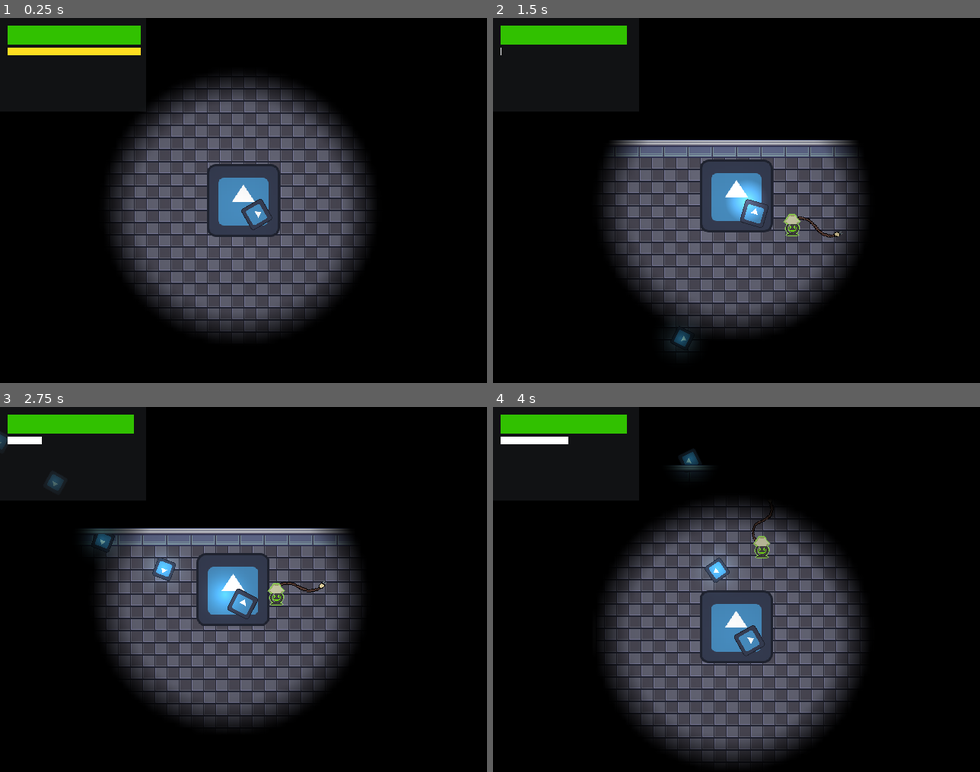
Above: before the commit, frames 1-4 (two rows, left to right).
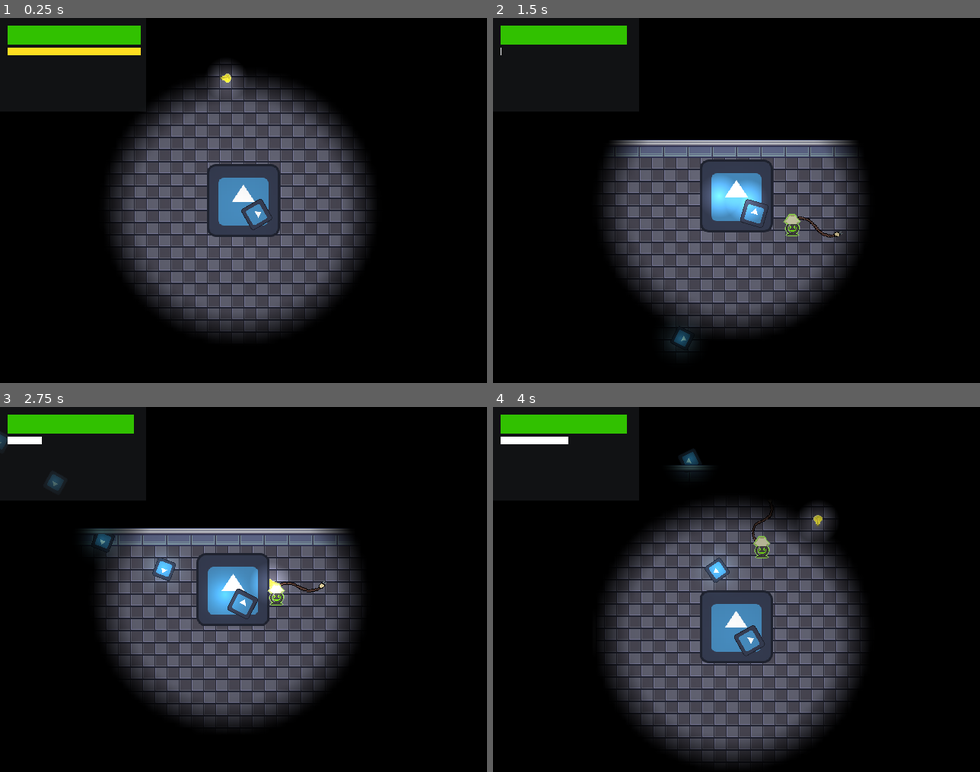
Above: after the commit, the same moments.

Repository: kevinfiddick/kill-switch
Game: Godot game, scene res://scenes/TestLevel.tscn
The game is run twice, just before and just after one commit, with the same random seed, the same clock (stepped at 60 frames per second) and the same inputs. This scene is started directly instead of the project's main scene. The engine's default icon, where the game draws it, is replaced by a stand-in: a white triangle on a blue panel in a dark square.
Inputs (mouse positions are in pixels of both pictures, inside the frame that each line leads up to):
- Up to frame 1 (0.25 s): no input
- Up to frame 2 (1.5 s): tap Enter at 0.5 s; move the mouse to (712, 273) at 0.52 s; press the mouse at (712, 273) at 0.53 s; hold Up (up) from 0.53 s (still down); move the mouse to (882, 255) at 1.27 s; release the mouse at (882, 255) at 1.28 s; right-click (882, 255) at 1.35 s
- Up to frame 3 (2.75 s): move the mouse to (97, 534) at 2.02 s; release Up (up) at 2.03 s; press the mouse at (97, 534) at 2.03 s; hold Left (left) from 2.03 s (still down)
- Up to frame 4 (4 s): move the mouse to (760, 589) at 2.77 s; release the mouse at (760, 589) at 2.78 s; right-click (760, 589) at 2.85 s; move the mouse to (663, 498) at 3.52 s; release Left (left) at 3.53 s; press the mouse at (663, 498) at 3.53 s; hold Down (down) from 3.53 s (still down)

The runs differ from the first frame. In frame 1, 0.4% of the frame differs, in the area x 42-50%, y 11-22%; in frame 2, 0.5%, in the area x 43-50%, y 43-54%; in frame 3, 0.4%; in frame 4, 0.4%.

Commit message:
Rotation Script added

Diff:
--- a/scenes/TestLevel.tscn
+++ b/scenes/TestLevel.tscn
@@ -1,8 +1,9 @@
-[gd_scene load_steps=10 format=4 uid="uid://c0h1yc846ndk2"]
+[gd_scene load_steps=11 format=4 uid="uid://c0h1yc846ndk2"]
 
 [ext_resource type="Texture2D" uid="uid://bio0cehn3s4gk" path="res://assets/Simple interior sprite sheet.png" id="1_osbuq"]
 [ext_resource type="PackedScene" uid="uid://c2160l6nbot3u" path="res://scenes/Player.tscn" id="2_juyo5"]
 [ext_resource type="PackedScene" uid="uid://livwjhvch2l5" path="res://scenes/EnemyLamp.tscn" id="3_tf5gl"]
+[ext_resource type="PackedScene" uid="uid://bm4q6vcpqdgdo" path="res://scenes/weapons/grenade/GrenadeProjectile.tscn" id="4_1ptnf"]
 
 [sub_resource type="TileSetAtlasSource" id="TileSetAtlasSource_7g37r"]
 texture = ExtResource("1_osbuq")
@@ -232,3 +233,7 @@
 
 [node name="CanvasModulate" type="CanvasModulate" parent="."]
 color = Color(0, 0, 0, 1)
+
+[node name="GrenadeProjectile" parent="." instance=ExtResource("4_1ptnf")]
+position = Vector2(297, 81)
+DEBUG_DO_NOT_EXPLODE = true
--- a/scenes/weapons/grenade/GrenadeProjectile.tscn
+++ b/scenes/weapons/grenade/GrenadeProjectile.tscn
@@ -1,7 +1,8 @@
-[gd_scene load_steps=5 format=3 uid="uid://bm4q6vcpqdgdo"]
+[gd_scene load_steps=6 format=3 uid="uid://bm4q6vcpqdgdo"]
 
 [ext_resource type="Script" path="res://scripts/weapons/grenade/GrenadeProjectile.gd" id="1_xdhrd"]
 [ext_resource type="Texture2D" uid="uid://dogk5q66gyfrh" path="res://assets/Light Bulb.png" id="2_wohu6"]
+[ext_resource type="Script" path="res://scripts/weapons/grenade/RotateSprite.gd" id="3_hb15k"]
 
 [sub_resource type="Gradient" id="Gradient_lxara"]
 offsets = PackedFloat32Array(0, 0.0222222, 1)
@@ -18,6 +19,8 @@
 
 [node name="Sprite2D" type="Sprite2D" parent="."]
 texture = ExtResource("2_wohu6")
+script = ExtResource("3_hb15k")
+ROTATION_DEGREES_PER_SEC = 360.0
 
 [node name="PointLight2D" type="PointLight2D" parent="."]
 texture = SubResource("GradientTexture2D_7ifre")
--- a/scripts/weapons/grenade/GrenadeProjectile.gd
+++ b/scripts/weapons/grenade/GrenadeProjectile.gd
@@ -5,7 +5,7 @@
 const SPEED: int = 300
 const TICKS_TO_EXPIRE: int = 600
 const NUMBER_SHRAPNEL: int = 10
-@export var ROTATION_SPEED: float = 15.0
+@export var DEBUG_DO_NOT_EXPLODE: bool = false
 
 @export var end_position: Vector2
 @onready var SPRITE = $Sprite2D
@@ -15,39 +15,39 @@
 
 # Called every frame. 'delta' is the elapsed time since the previous frame.
 func _physics_process(delta: float) -> void:
-	if ticks >= TICKS_TO_EXPIRE:
-		queue_free()
-		pass
+	if not DEBUG_DO_NOT_EXPLODE:
+		if ticks >= TICKS_TO_EXPIRE:
+			queue_free()
+			pass
 
-	var x_direction
-	var y_direction
-	if rotation_degrees >= 90 and rotation_degrees < 270:
-		x_direction = -1
-	else: x_direction = 1
-	if rotation_degrees >= 0 and rotation_degrees < 180:
-		y_direction = 1
-	else: y_direction = -1
+		var x_direction
+		var y_direction
+		if rotation_degrees >= 90 and rotation_degrees < 270:
+			x_direction = -1
+		else: x_direction = 1
+		if rotation_degrees >= 0 and rotation_degrees < 180:
+			y_direction = 1
+		else: y_direction = -1
 
-	# If grenade position passes end position
-	if (position.x * x_direction > end_position.x * x_direction) and (position.y * y_direction > end_position.y * y_direction):
-		# Spawn shrapnel
-		for i in NUMBER_SHRAPNEL:
-			var shrapnel_instance = SHRAPNEL.instantiate()
-			get_tree().root.add_child(shrapnel_instance)
-			shrapnel_instance.global_position = global_position
+		# If grenade position passes end position
+		if (position.x * x_direction > end_position.x * x_direction) and (position.y * y_direction > end_position.y * y_direction):
+			# Spawn shrapnel
+			for i in NUMBER_SHRAPNEL:
+				var shrapnel_instance = SHRAPNEL.instantiate()
+				get_tree().root.add_child(shrapnel_instance)
+				shrapnel_instance.global_position = global_position
 
-			# Create full circle of shrapnel, but randomize rotation within segments
-			var degree = 360 / NUMBER_SHRAPNEL * i
-			shrapnel_instance.rotation_degrees = degree + (randf() * (360 / NUMBER_SHRAPNEL))
+				# Create full circle of shrapnel, but randomize rotation within segments
+				var degree = 360 / NUMBER_SHRAPNEL * i
+				shrapnel_instance.rotation_degrees = degree + (randf() * (360 / NUMBER_SHRAPNEL))
 
-			if shrapnel_instance.rotation_degrees > 90 and shrapnel_instance.rotation_degrees < 270:
-				shrapnel_instance.scale.y = -1
-			else:
-				shrapnel_instance.scale.y = 1
-		queue_free()
-		pass
+				if shrapnel_instance.rotation_degrees > 90 and shrapnel_instance.rotation_degrees < 270:
+					shrapnel_instance.scale.y = -1
+				else:
+					shrapnel_instance.scale.y = 1
+			queue_free()
+			pass
 
-	SPRITE.set_rotation(ROTATION_SPEED * delta)
-	position += transform.x * SPEED * delta
+		position += transform.x * SPEED * delta
 
-	ticks += 1
+		ticks += 1
--- /dev/null
+++ b/scripts/weapons/grenade/RotateSprite.gd
@@ -0,0 +1,11 @@
+extends Sprite2D
+
+# Speed of rotation in degrees per second
+@export var ROTATION_DEGREES_PER_SEC: float = 90.0
+
+func deg2rad(degrees: float) -> float:
+	return degrees * (PI / 180)
+
+func _process(delta: float) -> void:
+	# Update the rotation of the sprite
+	rotation += deg2rad(ROTATION_DEGREES_PER_SEC * delta)
